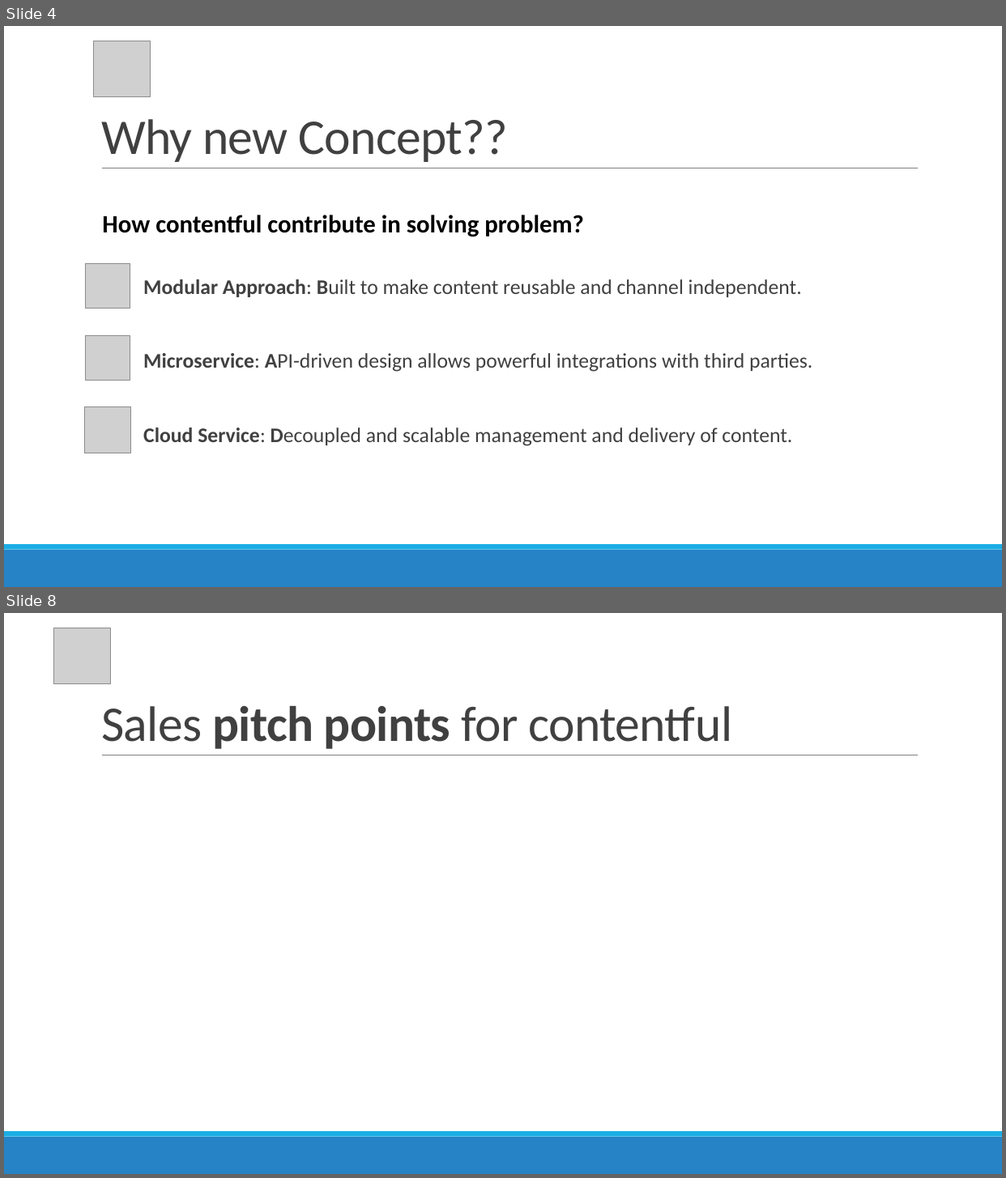
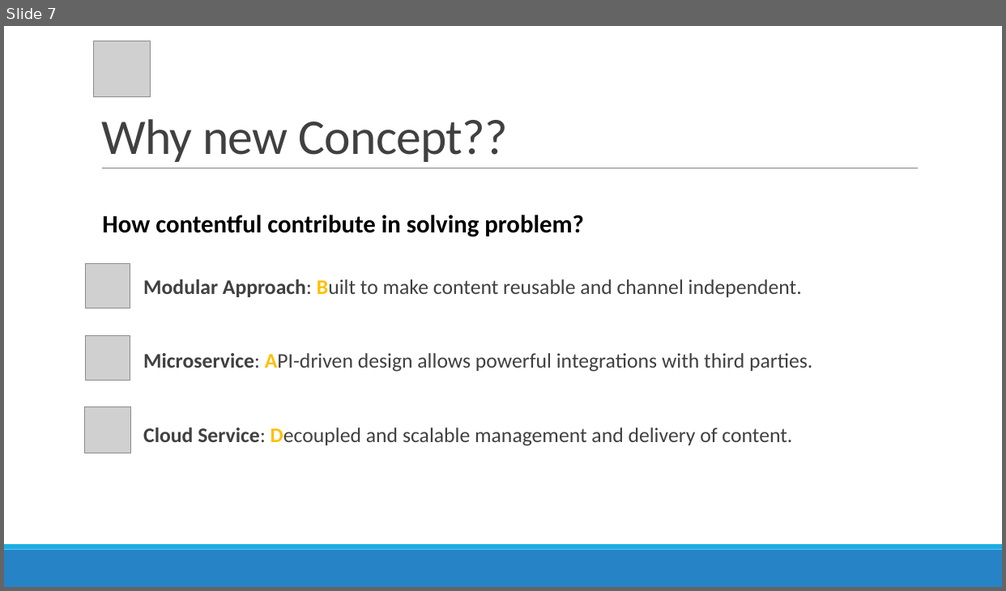
Before and after one commit to r4yadav/contentful-altudo, a slide deck: Contentful-queries.pptx. Shown one above the other, each under a label of ours: slides 4 and 8 before the commit, slide 7 after it; the slides between them are not shown. The pictures are 1006x1178 and 1006x591 pixels, drawn with LibreOffice and Linux fonts; fonts in the diff are those of the drawing; grey boxes stand for pictures. Boxes give left, top, right and bottom in pixels: in the first picture for what was removed or moved away, otherwise in the second. Text is boxed around its words. In the diff, an @@ line names an element or a change of style, - is before the commit and + after.

```diff
--- a/Contentful-queries.pptx
+++ b/Contentful-queries.pptx
@@ slide 8 removed at box(4, 613, 1002, 1174), background #FFFFFF; not listed: 3 template elements that a slide beside it also shows @@
@@ picture removed at box(54, 628, 110, 684) @@
@@ title removed at box(101, 706, 732, 749) @@
-Sales pitch points for contentful
@@ what was slide 4 is now slide 7 @@
@@ slide 7 changed as well @@
@@ text "Modular Approach: Built to make ..." at box(143, 280, 812, 446): text colour #404040 to #FFC000 in "Built", "API-driven", "Decoupled" @@
```
Also in this commit, not shown: 3 other slides changed, 3 slides added, 3 other slides removed.
